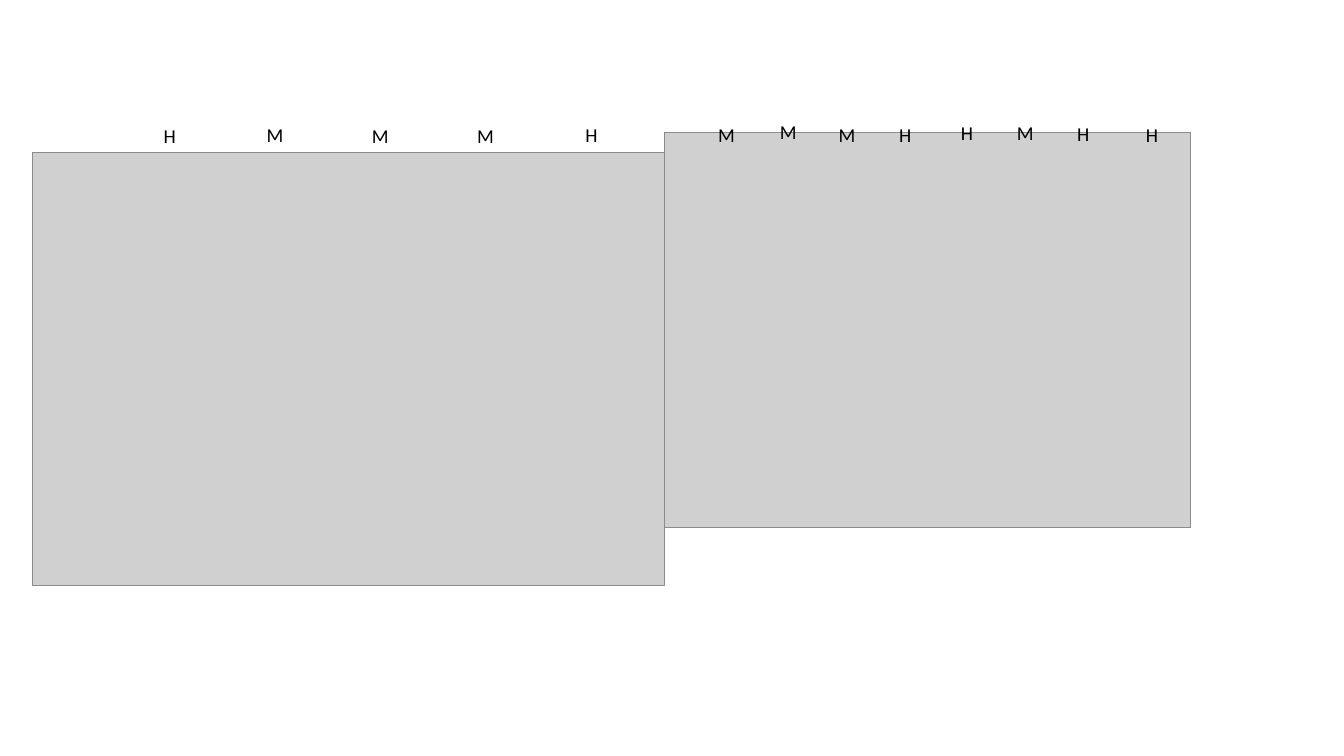
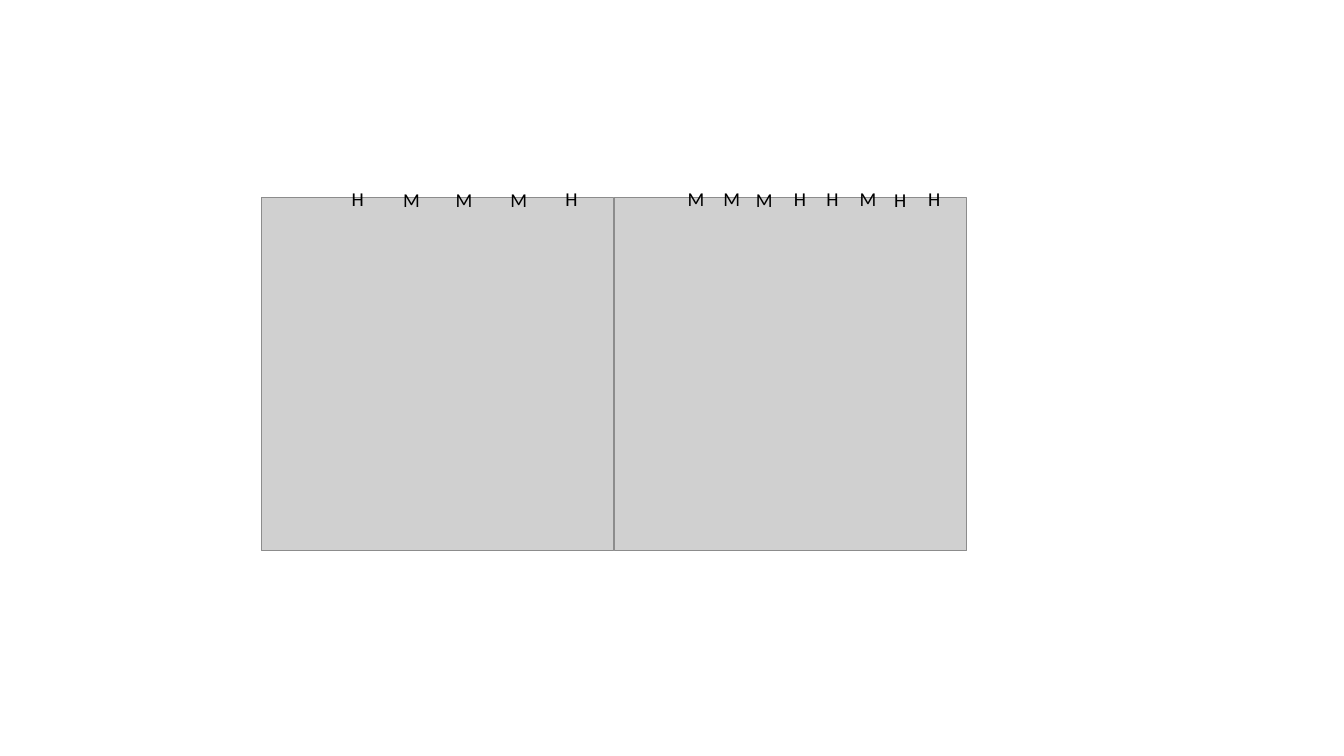
Before and after one commit to coleoguy/microsat, a slide deck: slide 1 of figures/figure2.pptx. Drawn at 1344x756 pixels with LibreOffice and Linux fonts; fonts in the diff are those of the drawing; grey boxes stand for pictures. Boxes give left, top, right and bottom in pixels: in the first picture for what was removed or moved away, otherwise in the second. Text is boxed around its words. In the diff, an @@ line names an element or a change of style, - is before the commit and + after.

```diff
--- a/figures/figure2.pptx
+++ b/figures/figure2.pptx
@@ picture removed at box(664, 132, 1191, 527) @@
@@ picture removed at box(32, 153, 664, 586) @@
@@ picture added at box(261, 198, 614, 551) @@
@@ text "H": place and size @@
-text "H" at box(164, 130, 176, 143)
+text "H" at box(352, 190, 364, 206)
@@ text "M": place and size @@
-text "M" at box(267, 129, 284, 142)
+text "M" at box(403, 191, 420, 207)
@@ text "M": place and size @@
-text "M" at box(372, 130, 389, 143)
+text "M" at box(456, 191, 473, 207)
@@ text "M": place and size @@
-text "M" at box(477, 130, 494, 143)
+text "M" at box(510, 191, 527, 207)
@@ text "H": place and size @@
-text "H" at box(585, 129, 597, 142)
+text "H" at box(565, 190, 577, 206)
@@ picture added at box(614, 198, 967, 551) @@
@@ text "M": place and size @@
-text "M" at box(718, 125, 735, 142)
+text "M" at box(688, 190, 705, 206)
@@ text "M": place and size @@
-text "M" at box(780, 123, 797, 139)
+text "M" at box(723, 190, 740, 206)
@@ text "M": place and size @@
-text "M" at box(839, 125, 856, 142)
+text "M" at box(756, 191, 773, 207)
@@ text "H": place and size @@
-text "H" at box(899, 125, 911, 142)
+text "H" at box(794, 190, 806, 206)
@@ text "H": place and size @@
-text "H" at box(961, 124, 973, 140)
+text "H" at box(826, 190, 838, 206)
@@ text "M": place and size @@
-text "M" at box(1017, 123, 1034, 140)
+text "M" at box(860, 190, 877, 206)
@@ text "H": place and size @@
-text "H" at box(1077, 125, 1089, 141)
+text "H" at box(894, 191, 906, 207)
@@ text "H": place and size @@
-text "H" at box(1146, 125, 1158, 142)
+text "H" at box(928, 190, 940, 206)
```
Also in this commit, not shown: 9 other files.
